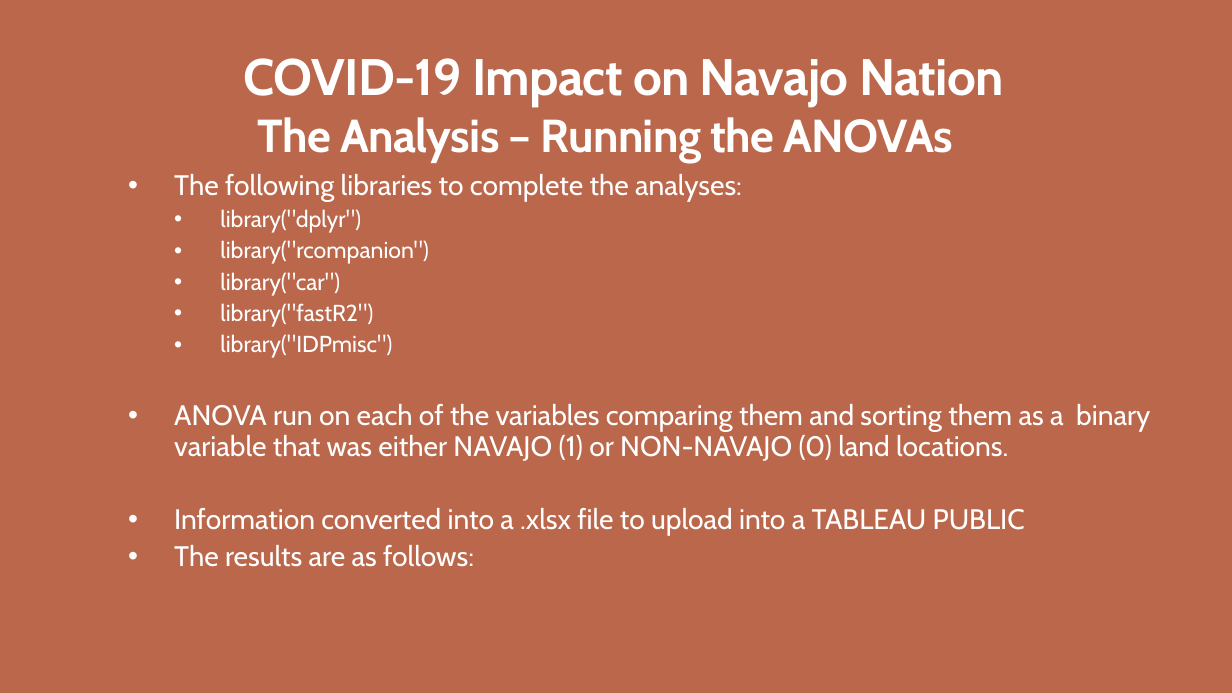
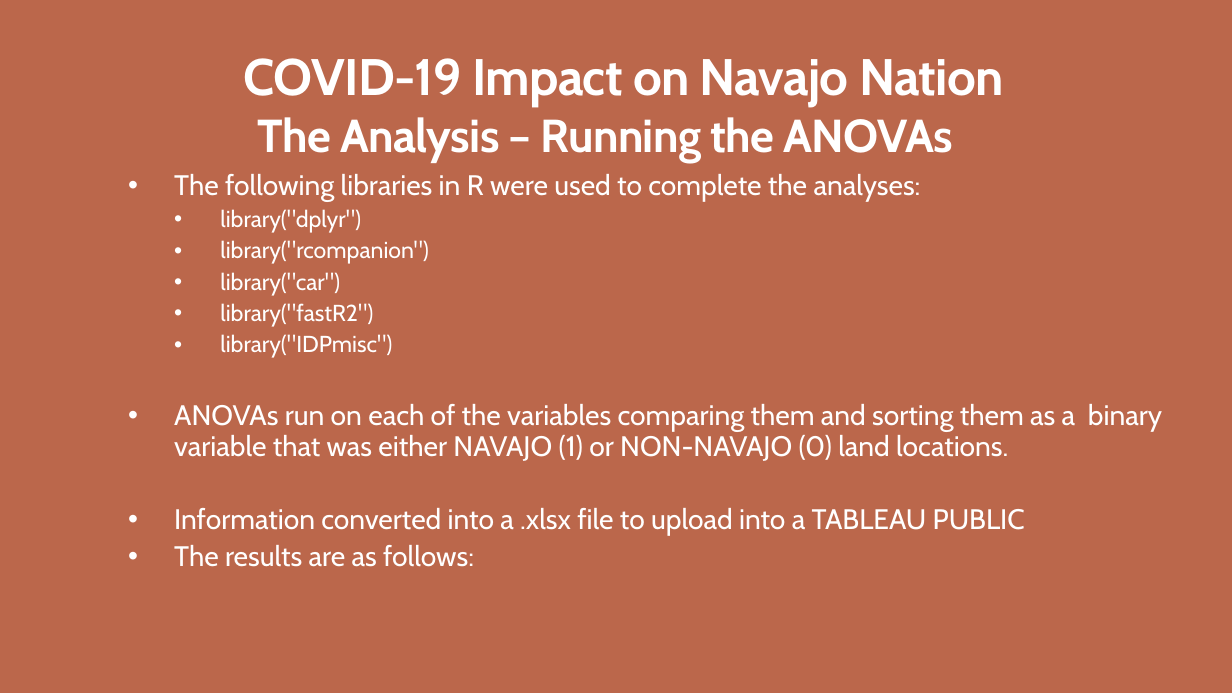
Before and after one commit to CCostenbader/Covid-19-effects-on-the-Navajo-Nation-Indian-Tribe, a slide deck: slide 16 of FinalPPMatt.pptx. Drawn at 1232x693 pixels with LibreOffice and Linux fonts; fonts in the diff are those of the drawing; background and template pictures are left out. Boxes give left, top, right and bottom in pixels: in the first picture for what was removed or moved away, otherwise in the second. Text is boxed around its words. In the diff, an @@ line names an element or a change of style, - is before the commit and + after.

```diff
--- a/FinalPPMatt.pptx
+++ b/FinalPPMatt.pptx
@@ text at bbox=[174, 174, 921, 201]: text changed @@
-    • The following libraries to complete the analyses:
+    • The following libraries in R were used to complete the analyses:
@@ text at bbox=[174, 404, 1162, 461]: text changed @@
-    • ANOVA run on each of the variables comparing them and sorting them as a binary variable that was either NAVAJO (1) or NON-NAVAJO (0) land locations.
+    • ANOVAs run on each of the variables comparing them and sorting them as a binary variable that was either NAVAJO (1) or NON-NAVAJO (0) land locations.
```
Also in this commit, not shown: 7 other slides changed.
